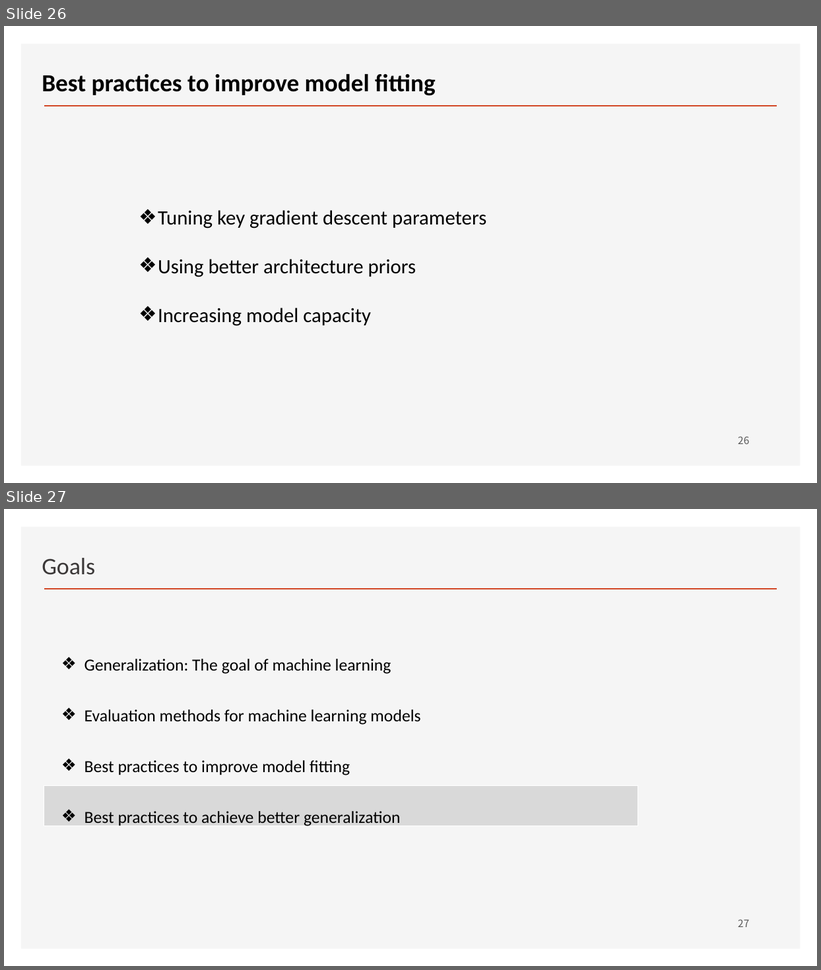
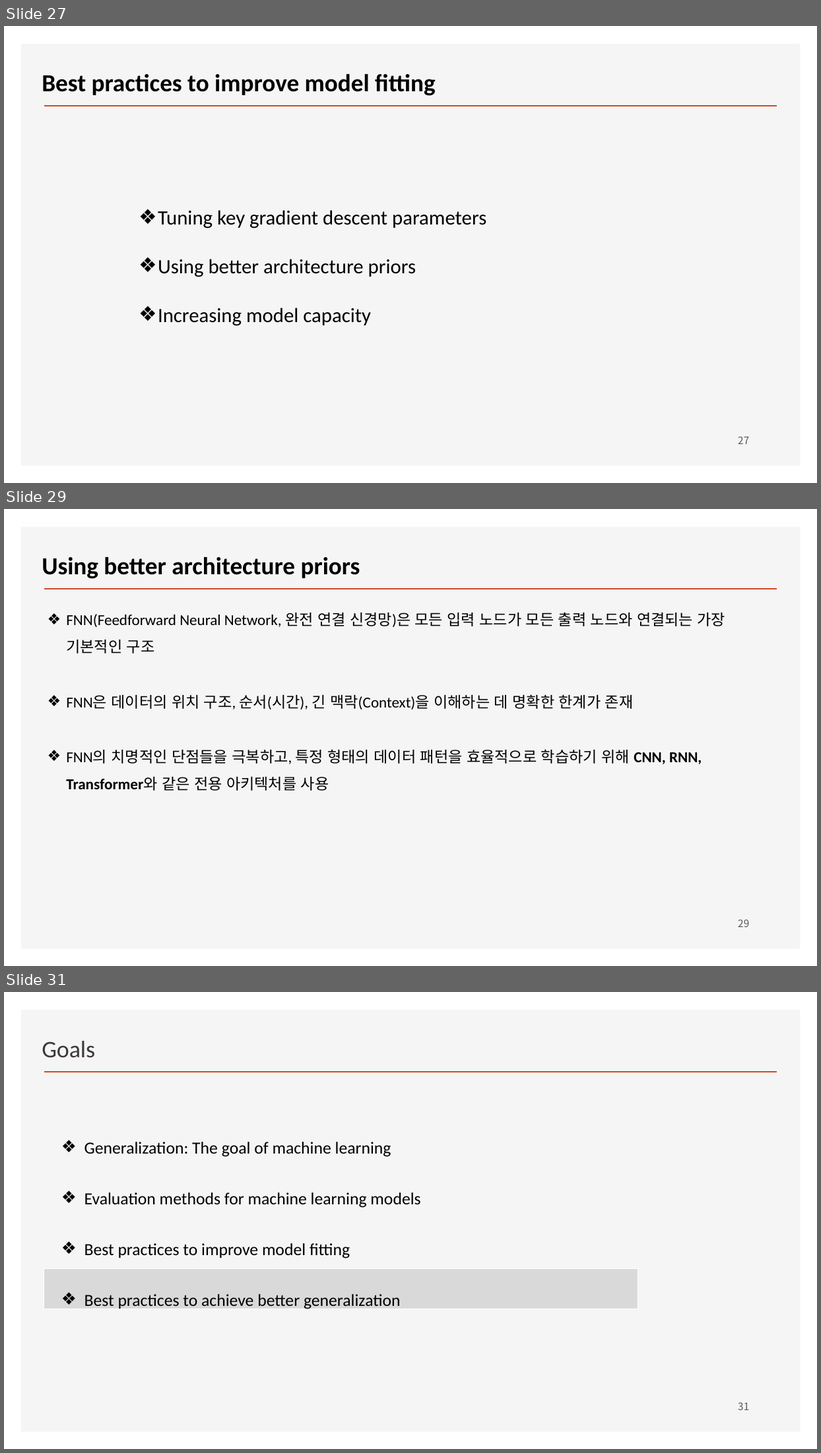
Before and after one commit to ancestor9/2026_Fall_Deep-Learning-with-Python, a slide deck: Chapter 05 Fundamentals of machine learning.pptx. Shown one above the other, each under a label of ours: slides 26 and 27 before the commit, slides 27, 29 and 31 after it; the slides between them are not shown. The pictures are 821x970 and 821x1453 pixels, drawn with LibreOffice and Linux fonts; fonts in the diff are those of the drawing; background and template pictures are left out. Boxes give left, top, right and bottom in pixels: in the first picture for what was removed or moved away, otherwise in the second. Text is boxed around its words. In the diff, an @@ line names an element or a change of style, - is before the commit and + after.

```diff
--- a/Chapter 05 Fundamentals of machine learning.pptx
+++ b/Chapter 05 Fundamentals of machine learning.pptx
@@ slide 29 added at [4,509,817,966], background #FFFFFF; not listed: 2 template elements that a slide beside it also shows @@
@@ text added at [42,557,360,579], 29 pt, text #000000, bold @@
+Using better architecture priors
@@ text added at [66,612,726,791], 18 pt, text #000000 @@
+❖ FNN(Feedforward Neural Network, 완전 연결 신경망)은 모든 입력 노드가 모든 출력 노드와 연결되는 가장 기본적인 구조
+❖ FNN은 데이터의 위치 구조, 순서(시간), 긴 맥락(Context)을 이해하는 데 명확한 한계가 존재
+❖ FNN의 치명적인 단점들을 극복하고, 특정 형태의 데이터 패턴을 효율적으로 학습하기 위해 CNN, RNN, Transformer와 같은 전용 아키텍처를 사용
@@ page number added at [738,920,749,927], 12 pt, text #595959 @@
+29
@@ what was slide 26 is now slide 27 @@
@@ page number at [738,437,749,444]: text changed @@
-26
+27
@@ what was slide 27 is now slide 31 @@
@@ page number at [738,1403,749,1410]: text changed @@
-27
+31
```
Also in this commit, not shown: 2 slides changed, 7 other slides added.
